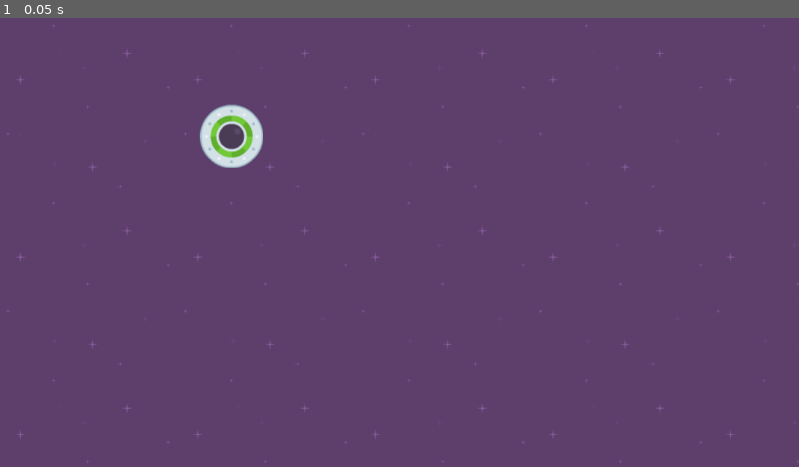
Above: before the commit, frame 1.
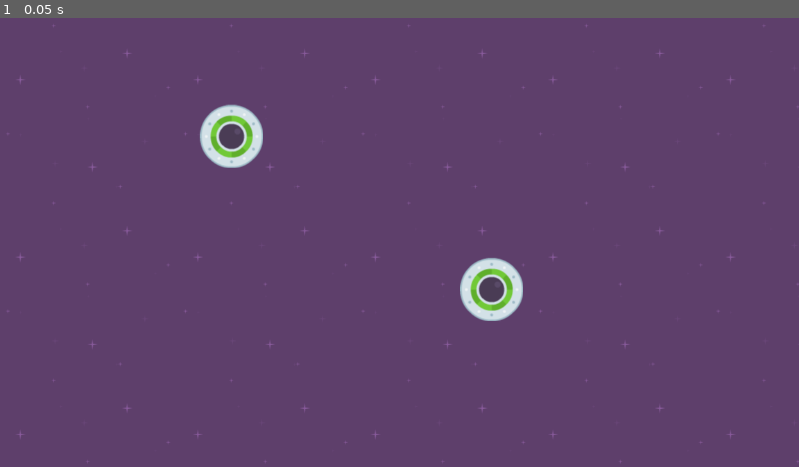
Above: after the commit, the same moment.

Repository: ty-n-42/Speedy-Saucer
Game: Godot game, scene res://levels/level_1.tscn
Two runs of this game, one before a commit and one after it. Both use one fixed random seed, a clock stepped at 60 frames per second and the inputs below.
Inputs:
- Up to frame 1 (0.05 s): no input

The runs differ from the first frame. In frame 1, 0.8% of the frame differs, in the area x 57-66%, y 53-68%.

Commit message:
Revert "reset level to single player instance"
This reverts commit 305cd05b182d63ef829eda4809489077f3dd1500.

Diff:
--- a/levels/level_1.tscn
+++ b/levels/level_1.tscn
@@ -13,3 +13,6 @@
 
 [node name="Player" parent="." instance=ExtResource("2_rkx4e")]
 position = Vector2(334, 171)
+
+[node name="Player2" parent="." instance=ExtResource("2_rkx4e")]
+position = Vector2(709, 392)
